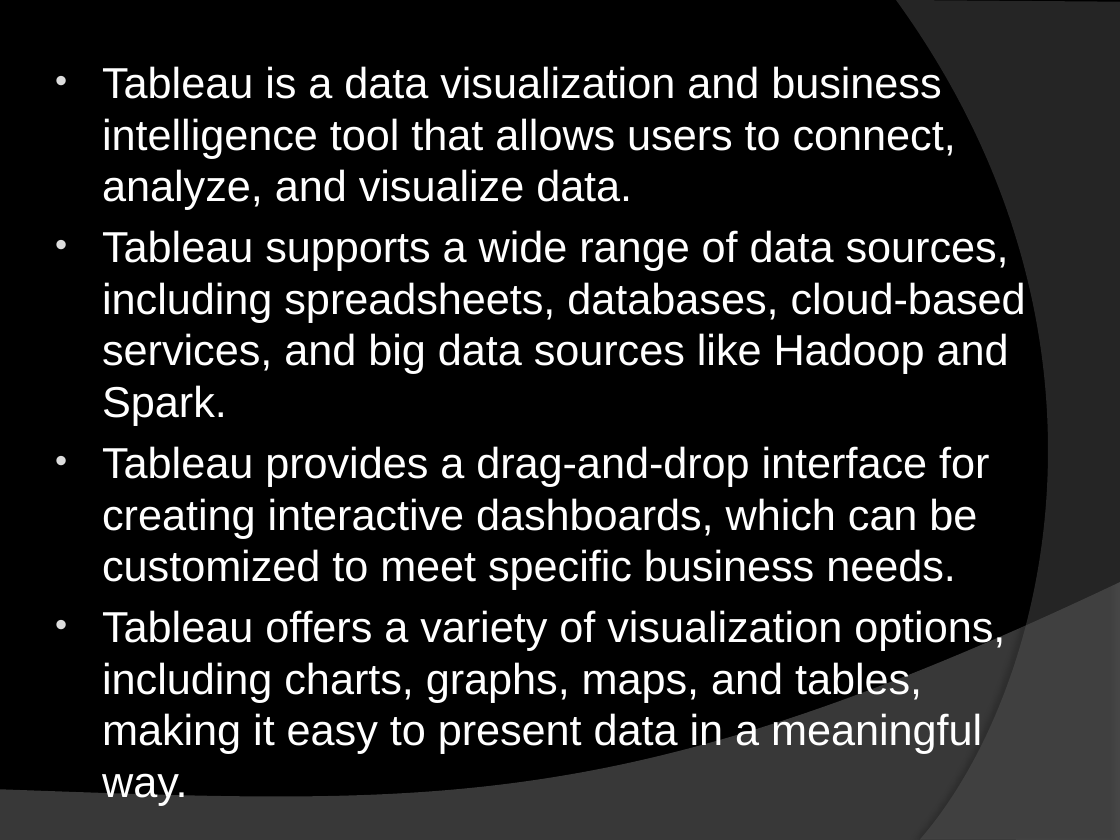
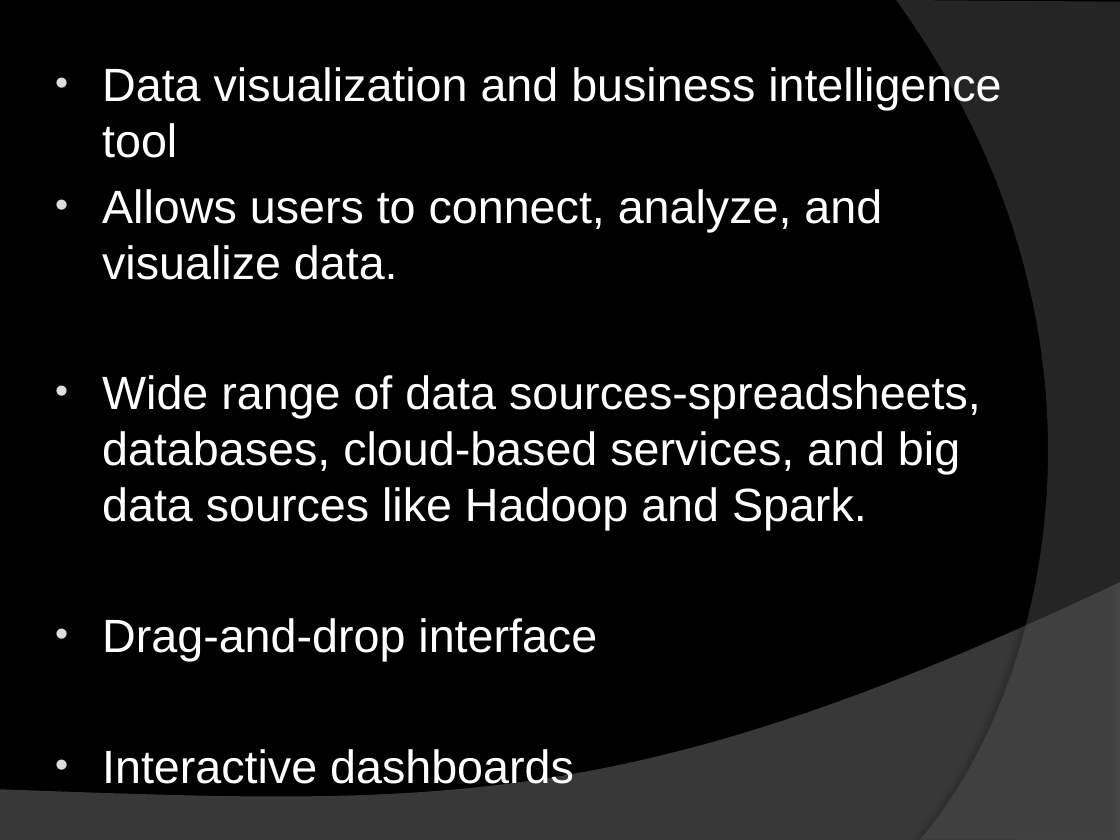
Before and after one commit to AkashChaudhare/abc, a slide deck: slide 6 of Tableau, Power Bi and Mint.pptx. Drawn at 1120x840 pixels with LibreOffice and Linux fonts; fonts in the diff are those of the drawing. Boxes give left, top, right and bottom in pixels: in the first picture for what was removed or moved away, otherwise in the second. Text is boxed around its words. In the diff, an @@ line names an element or a change of style, - is before the commit and + after.

```diff
--- a/Tableau, Power Bi and Mint.pptx
+++ b/Tableau, Power Bi and Mint.pptx
@@ text at (x1=102, y1=67, x2=1001, y2=792): text changed; size 27.8 to 30 pt @@
-• Tableau is a data visualization and business intelligence tool that allows users to connect, analyze, and visualize data.
-• Tableau supports a wide range of data sources, including spreadsheets, databases, cloud-based services, and big data sources like Hadoop and Spark.
-• Tableau provides a drag-and-drop interface for creating interactive dashboards, which can be customized to meet specific business needs.
-• Tableau offers a variety of visualization options, including charts, graphs, maps, and tables, making it easy to present data in a meaningful way.
+• Data visualization and business intelligence tool
+• Allows users to connect, analyze, and visualize data.
+• Wide range of data sources-spreadsheets, databases, cloud-based services, and big data sources like Hadoop and Spark.
+• Drag-and-drop interface
+• Interactive dashboards
```
Also in this commit, not shown: 5 other slides changed.
